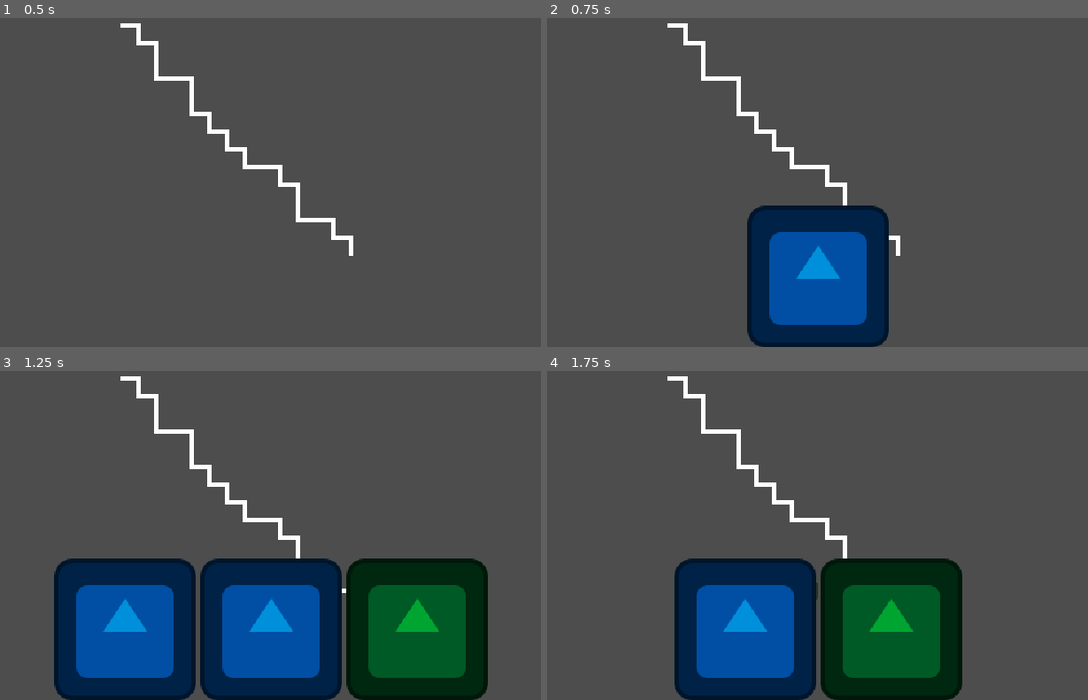
Above: before the commit, frames 1-4 (two rows, left to right).
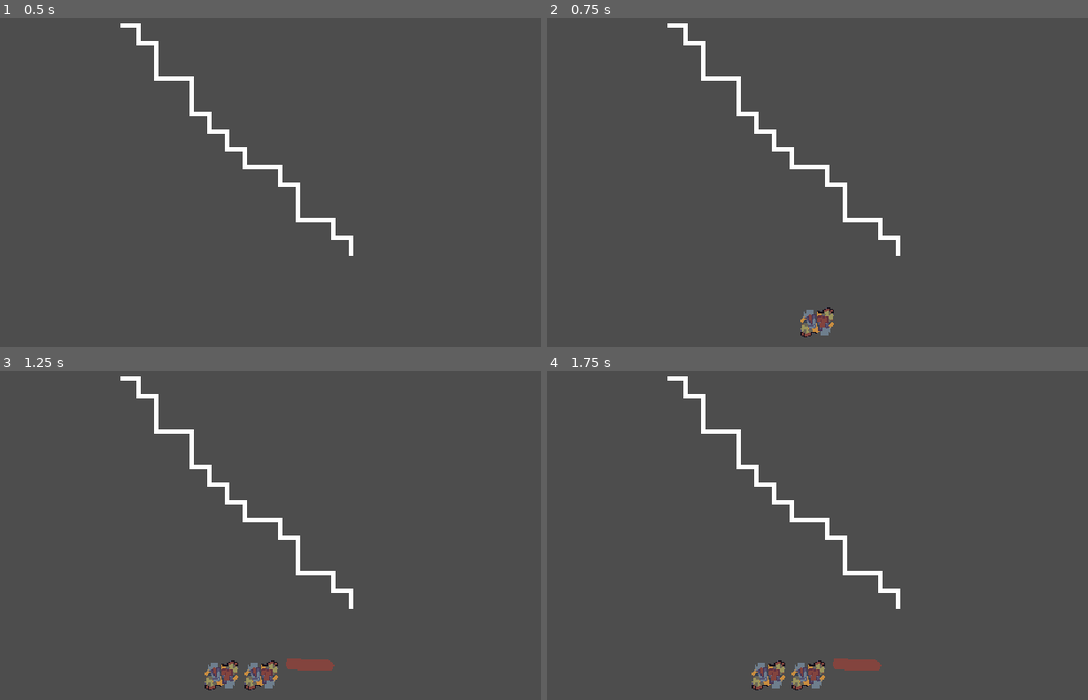
Above: after the commit, the same moments.

Repository: Gunturadhtya/GIMJAM-2026
Game: Godot game, scene res://Scene/Prototype/PrototypeScene.tscn
Two runs of this game, one before a commit and one after it. Both use one fixed random seed, a clock stepped at 60 frames per second and the inputs below. The engine's default icon, where the game draws it, is replaced by a stand-in: a white triangle on a blue panel in a dark square.
Inputs (mouse positions are in pixels of both pictures, inside the frame that each line leads up to):
- Up to frame 1 (0.5 s): no input
- Up to frame 2 (0.75 s): tap Enter (ui_accept) at 0.5 s; move the mouse to (974, 126) at 0.52 s; hold Right mouse button (place_item) from 0.53 s (still down); click (974, 126) at 0.67 s
- Up to frame 3 (1.25 s): keep holding Right mouse button (place_item); tap Enter (ui_accept) at 0.77, 1.07 s; tap R (rotate_item) at 0.8 s
- Up to frame 4 (1.75 s): release Right mouse button (place_item) at 1.25 s; drag from (671, 627) to (785, 581) at 1.27 s

Frame 1 is identical in both runs. In frame 2, 11% of the frame differs, in the area x 36-64%, y 56-100%; in frame 3, 33%, in the area x 9-91%, y 56-100%; in frame 4, 22%.

Commit message:
fix: tile cell not is broken when item is rotated, feat: when you cancel the selection the hold item is back on the inventory

Diff:
--- /dev/null
+++ b/Data/AShape.tres
@@ -0,0 +1,12 @@
+[gd_resource type="Resource" script_class="TrashShape" load_steps=3 format=3 uid="uid://bytjit78k02g3"]
+
+[ext_resource type="Script" uid="uid://cnbjqq33c46o2" path="res://Scripts/TrashShape.gd" id="1_747wy"]
+[ext_resource type="Texture2D" uid="uid://b4r6hi3x7s5r6" path="res://Assets/junk_a_1.png" id="2_cuu1e"]
+
+[resource]
+script = ExtResource("1_747wy")
+atlas_id = 0
+texture = ExtResource("2_cuu1e")
+atlas_coords = Array[Vector2i]([Vector2i(0, 0)])
+offset = Array[Vector2i]([Vector2i(0, 0)])
+metadata/_custom_type_script = "uid://cnbjqq33c46o2"
--- /dev/null
+++ b/Data/BShape.tres
@@ -0,0 +1,12 @@
+[gd_resource type="Resource" script_class="TrashShape" load_steps=3 format=3 uid="uid://cistqwd36fxcs"]
+
+[ext_resource type="Script" uid="uid://cnbjqq33c46o2" path="res://Scripts/TrashShape.gd" id="1_3iv4j"]
+[ext_resource type="Texture2D" uid="uid://d1vccitqrjee7" path="res://Assets/junk_b_1.png" id="2_j5odt"]
+
+[resource]
+script = ExtResource("1_3iv4j")
+atlas_id = 4
+texture = ExtResource("2_j5odt")
+atlas_coords = Array[Vector2i]([Vector2i(0, 0), Vector2i(1, 0)])
+offset = Array[Vector2i]([Vector2i(0, 0), Vector2i(1, 0)])
+metadata/_custom_type_script = "uid://cnbjqq33c46o2"
--- /dev/null
+++ b/Data/CShape.tres
@@ -0,0 +1,12 @@
+[gd_resource type="Resource" script_class="TrashShape" load_steps=3 format=3 uid="uid://8veecebc6stn"]
+
+[ext_resource type="Script" uid="uid://cnbjqq33c46o2" path="res://Scripts/TrashShape.gd" id="1_nx2a8"]
+[ext_resource type="Texture2D" uid="uid://bhqo6fpnrrrbt" path="res://Assets/junk_c_1.png" id="2_rt8me"]
+
+[resource]
+script = ExtResource("1_nx2a8")
+atlas_id = 6
+texture = ExtResource("2_rt8me")
+atlas_coords = Array[Vector2i]([Vector2i(0, 0), Vector2i(1, 0), Vector2i(2, 0)])
+offset = Array[Vector2i]([Vector2i(0, 0), Vector2i(1, 0), Vector2i(2, 0)])
+metadata/_custom_type_script = "uid://cnbjqq33c46o2"
--- /dev/null
+++ b/Data/DShape.tres
@@ -0,0 +1,12 @@
+[gd_resource type="Resource" script_class="TrashShape" load_steps=3 format=3 uid="uid://b53mng8ix7b2r"]
+
+[ext_resource type="Script" uid="uid://cnbjqq33c46o2" path="res://Scripts/TrashShape.gd" id="1_400f5"]
+[ext_resource type="Texture2D" uid="uid://bsowv8pdgj1pq" path="res://Assets/junk_d_1.png" id="2_txkod"]
+
+[resource]
+script = ExtResource("1_400f5")
+atlas_id = 7
+texture = ExtResource("2_txkod")
+atlas_coords = Array[Vector2i]([Vector2i(0, 0), Vector2i(1, 0), Vector2i(0, 1), Vector2i(1, 1)])
+offset = Array[Vector2i]([Vector2i(0, 0), Vector2i(1, 0), Vector2i(0, 1), Vector2i(1, 1)])
+metadata/_custom_type_script = "uid://cnbjqq33c46o2"
--- a/Data/I3Shape.tres
+++ /dev/null
@@ -1,13 +0,0 @@
-[gd_resource type="Resource" script_class="TrashShape" load_steps=3 format=3 uid="uid://c6lbp0hwlb4fu"]
-
-[ext_resource type="Script" uid="uid://cnbjqq33c46o2" path="res://Scripts/TrashShape.gd" id="1_wdjwf"]
-[ext_resource type="Texture2D" uid="uid://bma67ef0smawm" path="res://icon.svg" id="2_fgl8n"]
-
-[resource]
-script = ExtResource("1_wdjwf")
-id = "i3"
-texture = ExtResource("2_fgl8n")
-color = Color(7.21961e-07, 0.647161, 0.192445, 1)
-atlas_coords = Array[Vector2i]([Vector2i(0, 0), Vector2i(0, 0), Vector2i(0, 0)])
-offset = Array[Vector2i]([Vector2i(0, 0), Vector2i(0, 1), Vector2i(0, 2)])
-metadata/_custom_type_script = "uid://cnbjqq33c46o2"
--- /dev/null
+++ b/Data/JShape.tres
@@ -0,0 +1,12 @@
+[gd_resource type="Resource" script_class="TrashShape" load_steps=3 format=3 uid="uid://bfxkilv7otuv2"]
+
+[ext_resource type="Script" uid="uid://cnbjqq33c46o2" path="res://Scripts/TrashShape.gd" id="1_8433r"]
+[ext_resource type="Texture2D" uid="uid://cisiqxnwottu6" path="res://Assets/junk_j_1.png" id="2_dm0sm"]
+
+[resource]
+script = ExtResource("1_8433r")
+atlas_id = 8
+texture = ExtResource("2_dm0sm")
+atlas_coords = Array[Vector2i]([Vector2i(1, 0), Vector2i(1, 1), Vector2i(0, 1)])
+offset = Array[Vector2i]([Vector2i(1, 0), Vector2i(1, 1), Vector2i(0, 1)])
+metadata/_custom_type_script = "uid://cnbjqq33c46o2"
--- a/Data/L3Shape.tres
+++ /dev/null
@@ -1,13 +0,0 @@
-[gd_resource type="Resource" script_class="TrashShape" load_steps=3 format=3 uid="uid://dyks7reprna6e"]
-
-[ext_resource type="Script" uid="uid://cnbjqq33c46o2" path="res://Scripts/TrashShape.gd" id="1_fqhtw"]
-[ext_resource type="Texture2D" uid="uid://bma67ef0smawm" path="res://icon.svg" id="2_2rddl"]
-
-[resource]
-script = ExtResource("1_fqhtw")
-id = "l3"
-texture = ExtResource("2_2rddl")
-color = Color(4.62055e-06, 0.565702, 0.859967, 1)
-atlas_coords = Array[Vector2i]([Vector2i(0, 0), Vector2i(0, 0), Vector2i(0, 0)])
-offset = Array[Vector2i]([Vector2i(0, 0), Vector2i(0, 1), Vector2i(1, 1)])
-metadata/_custom_type_script = "uid://cnbjqq33c46o2"
--- /dev/null
+++ b/Data/LShape.tres
@@ -0,0 +1,12 @@
+[gd_resource type="Resource" script_class="TrashShape" load_steps=3 format=3 uid="uid://c53laitbm51gj"]
+
+[ext_resource type="Script" uid="uid://cnbjqq33c46o2" path="res://Scripts/TrashShape.gd" id="1_4qnhr"]
+[ext_resource type="Texture2D" uid="uid://761phtho7mxl" path="res://Assets/junk_l_1.png" id="2_rf5cv"]
+
+[resource]
+script = ExtResource("1_4qnhr")
+atlas_id = 9
+texture = ExtResource("2_rf5cv")
+atlas_coords = Array[Vector2i]([Vector2i(0, 0), Vector2i(0, 1), Vector2i(1, 1)])
+offset = Array[Vector2i]([Vector2i(0, 0), Vector2i(0, 1), Vector2i(1, 1)])
+metadata/_custom_type_script = "uid://cnbjqq33c46o2"
--- a/Scene/Prototype/PrototypeScene.tscn
+++ b/Scene/Prototype/PrototypeScene.tscn
@@ -1,13 +1,26 @@
-[gd_scene load_steps=11 format=3 uid="uid://bjlb10vbfmrui"]
+[gd_scene load_steps=29 format=3 uid="uid://bjlb10vbfmrui"]
 
 [ext_resource type="Script" uid="uid://cbqvi30stts4h" path="res://Scripts/Systems/LevelManager.gd" id="1_ungln"]
 [ext_resource type="Script" uid="uid://by2bhkwwgsuev" path="res://Scripts/Systems/GridSystems.gd" id="2_2e573"]
+[ext_resource type="Texture2D" uid="uid://b4r6hi3x7s5r6" path="res://Assets/junk_a_1.png" id="3_2l13d"]
 [ext_resource type="Texture2D" uid="uid://bma67ef0smawm" path="res://icon.svg" id="3_s2bof"]
 [ext_resource type="PackedScene" uid="uid://bp3y6ykiubwmw" path="res://Scene/Visuals/GhostCursor.tscn" id="4_ungln"]
 [ext_resource type="PackedScene" uid="uid://d37vk4ylg16pb" path="res://Scene/Visuals/HeldVisual.tscn" id="5_2e573"]
 [ext_resource type="Script" uid="uid://dobg6xdxrtlld" path="res://Scripts/FSM/StateMachine.gd" id="5_6qa0l"]
+[ext_resource type="Texture2D" uid="uid://df74qp4dlvdk1" path="res://Assets/junk_a_2.png" id="5_q5y8r"]
 [ext_resource type="Script" uid="uid://blw7bnok6qkbj" path="res://Scripts/States/IdleState.gd" id="6_7bsvn"]
+[ext_resource type="Texture2D" uid="uid://canjs8mng3c61" path="res://Assets/junk_a_3.png" id="6_tm1s1"]
 [ext_resource type="Script" uid="uid://cgk7eqe5tukgv" path="res://Scripts/States/DraggingState.gd" id="7_nptyh"]
+[ext_resource type="Texture2D" uid="uid://d1vccitqrjee7" path="res://Assets/junk_b_1.png" id="7_ppxql"]
+[ext_resource type="Texture2D" uid="uid://bfq2y0hoydc3b" path="res://Assets/junk_b_2.png" id="8_tm6mi"]
+[ext_resource type="Texture2D" uid="uid://bhqo6fpnrrrbt" path="res://Assets/junk_c_1.png" id="9_2ryn7"]
+[ext_resource type="Texture2D" uid="uid://bsowv8pdgj1pq" path="res://Assets/junk_d_1.png" id="10_e5yfm"]
+[ext_resource type="Texture2D" uid="uid://cisiqxnwottu6" path="res://Assets/junk_j_1.png" id="11_7x8ju"]
+[ext_resource type="Texture2D" uid="uid://761phtho7mxl" path="res://Assets/junk_l_1.png" id="12_jhdha"]
+
+[sub_resource type="TileSetAtlasSource" id="TileSetAtlasSource_ubdlt"]
+texture = ExtResource("3_2l13d")
+0:0/0 = 0
 
 [sub_resource type="TileSetAtlasSource" id="TileSetAtlasSource_6cpx0"]
 texture = ExtResource("3_s2bof")
@@ -76,8 +89,60 @@
 6:7/0 = 0
 7:7/0 = 0
 
+[sub_resource type="TileSetAtlasSource" id="TileSetAtlasSource_wpvxc"]
+texture = ExtResource("5_q5y8r")
+0:0/0 = 0
+
+[sub_resource type="TileSetAtlasSource" id="TileSetAtlasSource_meslm"]
+texture = ExtResource("6_tm1s1")
+0:0/0 = 0
+
+[sub_resource type="TileSetAtlasSource" id="TileSetAtlasSource_pku2u"]
+texture = ExtResource("7_ppxql")
+0:0/0 = 0
+1:0/0 = 0
+
+[sub_resource type="TileSetAtlasSource" id="TileSetAtlasSource_ugoq3"]
+texture = ExtResource("8_tm6mi")
+0:0/0 = 0
+1:0/0 = 0
+
+[sub_resource type="TileSetAtlasSource" id="TileSetAtlasSource_6d4sn"]
+texture = ExtResource("9_2ryn7")
+0:0/0 = 0
+1:0/0 = 0
+2:0/0 = 0
+
+[sub_resource type="TileSetAtlasSource" id="TileSetAtlasSource_ocago"]
+texture = ExtResource("10_e5yfm")
+0:0/0 = 0
+1:0/0 = 0
+0:1/0 = 0
+1:1/0 = 0
+
+[sub_resource type="TileSetAtlasSource" id="TileSetAtlasSource_lagkr"]
+texture = ExtResource("11_7x8ju")
+1:0/0 = 0
+0:1/0 = 0
+1:1/0 = 0
+
+[sub_resource type="TileSetAtlasSource" id="TileSetAtlasSource_35q1k"]
+texture = ExtResource("12_jhdha")
+0:0/0 = 0
+0:1/0 = 0
+1:1/0 = 0
+
 [sub_resource type="TileSet" id="TileSet_5qdjt"]
 sources/1 = SubResource("TileSetAtlasSource_6cpx0")
+sources/0 = SubResource("TileSetAtlasSource_ubdlt")
+sources/2 = SubResource("TileSetAtlasSource_wpvxc")
+sources/3 = SubResource("TileSetAtlasSource_meslm")
+sources/4 = SubResource("TileSetAtlasSource_pku2u")
+sources/5 = SubResource("TileSetAtlasSource_ugoq3")
+sources/6 = SubResource("TileSetAtlasSource_6d4sn")
+sources/7 = SubResource("TileSetAtlasSource_ocago")
+sources/8 = SubResource("TileSetAtlasSource_lagkr")
+sources/9 = SubResource("TileSetAtlasSource_35q1k")
 
 [node name="PrototypeScene" type="Node2D" node_paths=PackedStringArray("grid_system", "ghost_cursor", "state_machine", "tile_map", "held_visual", "inventory_bar") groups=["LevelManager"]]
 script = ExtResource("1_ungln")
--- a/Scene/UI/InventorySlot.tscn
+++ b/Scene/UI/InventorySlot.tscn
@@ -3,6 +3,6 @@
 [ext_resource type="Script" uid="uid://cnospeuavvqcf" path="res://Scripts/UI/InventorySlot.gd" id="1_ce5md"]
 
 [node name="InventorySlot" type="TextureRect"]
-scale = Vector2(0.15, 0.15)
 mouse_default_cursor_shape = 6
+stretch_mode = 2
 script = ExtResource("1_ce5md")
--- a/Scene/UI/InventoryUI.tscn
+++ b/Scene/UI/InventoryUI.tscn
@@ -13,8 +13,11 @@
 anchor_top = 1.0
 anchor_right = 0.5
 anchor_bottom = 1.0
-offset_left = -20.0
+offset_left = -320.0
 offset_top = -40.0
-offset_right = 20.0
+offset_right = 324.0
 grow_horizontal = 2
 grow_vertical = 0
+size_flags_vertical = 4
+size_flags_stretch_ratio = 5.0
+alignment = 1
--- a/Scripts/States/DraggingState.gd
+++ b/Scripts/States/DraggingState.gd
@@ -7,6 +7,7 @@
 var current_trash: TrashShape
 var is_valid_drop: bool
 var current_grid_pos := Vector2i.ZERO
+var rotated := 0
 
 var last_mouse_x := 0.0
 var current_sway := 0.0
@@ -20,7 +21,6 @@
 	_update_ghost_visual()
 
 	level.held_visual.visible = true
-	level.held_visual.scale = Vector2(0.15, 0.15) # this is temp need a real asset for it to work
 	level.held_visual.setup(current_trash)
 
 	last_mouse_x = level.get_global_mouse_position().x
@@ -60,6 +60,8 @@
 	if _event.is_action_pressed("rotate_item"):
 		current_trash.rotate()
 
+		rotated = (rotated + 1) % 4
+
 		target_visual_rotation += 90.0
 		_update_ghost_visual()
 		_validate_position()
@@ -68,16 +70,19 @@
 
 	elif _event.is_action_pressed("place_item"):
 		if is_valid_drop:
-			level.grid_system.place_item(current_grid_pos, current_trash)
+			level.grid_system.place_item(current_grid_pos, current_trash, rotated)
+			rotated = 0
 			finished.emit("Idle")
 		else:
 			print("Position Invalid")
 
 	elif _event.is_action_pressed("ui_cancel"):
+		level.add_item(current_trash)
+		rotated = 0
 		finished.emit("Idle")
 
 func _update_ghost_visual():
-	level.ghost_cursor.update_visuals(current_trash.offset, current_trash.color)
+	level.ghost_cursor.update_visuals(current_trash.offset)
 
 func _validate_position():
 	is_valid_drop = level.grid_system.is_area_valid(current_grid_pos, current_trash.offset)
--- a/Scripts/Systems/GridSystems.gd
+++ b/Scripts/Systems/GridSystems.gd
@@ -1,6 +1,13 @@
 class_name GridSystem extends Node
 
 signal grid_updated
+
+const TILE_ROTATIONS = [
+	0,                                                                  # 0 degrees
+	TileSetAtlasSource.TRANSFORM_TRANSPOSE | TileSetAtlasSource.TRANSFORM_FLIP_H, # 90 CW
+	TileSetAtlasSource.TRANSFORM_FLIP_H | TileSetAtlasSource.TRANSFORM_FLIP_V,     # 180
+	TileSetAtlasSource.TRANSFORM_TRANSPOSE | TileSetAtlasSource.TRANSFORM_FLIP_V  # 270 CW
+]
 
 @export var tile_map: TileMapLayer
 @export var path_line: Line2D
@@ -30,18 +37,17 @@
 		if target == start_pos or target == end_pos: return false
 	return true
 
-func place_item(origin: Vector2i, trash: TrashShape):
+func place_item(origin: Vector2i, trash: TrashShape, rotated: int):
 	var i = 0
 	for offset in trash.offset:
 		var target = origin + offset
 		occupied_cell[target] = trash
-		tile_map.set_cell(target, 1, trash.atlas_coords[i]) # ubah kordinat atlas menjadi texture dari trash
+		tile_map.set_cell(target, trash.atlas_id, trash.atlas_coords[i], TILE_ROTATIONS[rotated]) # ubah kordinat atlas menjadi texture dari trash
 		astar.set_point_solid(target)
 		i += 1
 
 	grid_updated.emit()
 	redraw_path()
-
 
 func redraw_path():
 	path_line.clear_points()
--- a/Scripts/Systems/LevelManager.gd
+++ b/Scripts/Systems/LevelManager.gd
@@ -17,9 +17,13 @@
 
 	if shape_data:
 		var new_slot = SLOT_SCENE.instantiate()
-		new_slot.scale = Vector2(0.15, 0.15)
 		inventory_bar.add_child(new_slot)
 
 		new_slot.setup(shape_data)
 
-		print("Added item: ", shape_data.id)
+		print("Added item: ", shape_data.atlas_id)
+
+func add_item(shape_data: TrashShape):
+	var new_slot = SLOT_SCENE.instantiate()
+	inventory_bar.add_child(new_slot)
+	new_slot.setup(shape_data)
--- a/Scripts/TrashShape.gd
+++ b/Scripts/TrashShape.gd
@@ -1,8 +1,7 @@
 class_name TrashShape extends Resource
 
-@export var id: String = "base"
-@export var texture: Texture2D = null; # digunakan nanti setelah texture siap
-@export var color: Color = Color.WHITE
+@export var atlas_id: int = 0 # atlas_id
+@export var texture: Texture2D = null; # icon bar
 @export var atlas_coords: Array[Vector2i] = [Vector2i(0, 0)] # digunakan pada tile
 @export var offset: Array[Vector2i] = [Vector2i(0,0)]
 
@@ -13,6 +12,6 @@
 	offset = new_offsets
 
 func get_copy() -> TrashShape:
-	var copy = self.duplicate()
+	var copy = self.duplicate(true)
 	copy.offset = offset.duplicate()
 	return copy
--- a/Scripts/UI/InventorySlot.gd
+++ b/Scripts/UI/InventorySlot.gd
@@ -13,7 +13,6 @@
 func _update_visuals():
 	if item_data:
 		texture = item_data.texture
-		modulate = item_data.color
 
 func _gui_input(event):
 	if event is InputEventMouseButton and event.pressed and event.button_index == MOUSE_BUTTON_LEFT:
--- a/Scripts/Visuals/GhostCursor.gd
+++ b/Scripts/Visuals/GhostCursor.gd
@@ -2,7 +2,7 @@
 
 const CELL_SIZE = 16
 
-func update_visuals(offsets: Array[Vector2i], base_color: Color):
+func update_visuals(offsets: Array[Vector2i]):
 	for child in get_children():
 		child.queue_free()
 
@@ -11,7 +11,6 @@
 		sprite.texture = preload("res://icon.svg")
 		sprite.scale = Vector2(0.125, 0.125)
 		sprite.position = Vector2(offset) * CELL_SIZE
-		sprite.modulate = base_color
 		sprite.modulate.a = 0.5
 		add_child(sprite)
 
--- a/Scripts/Visuals/HeldVisual.gd
+++ b/Scripts/Visuals/HeldVisual.gd
@@ -6,6 +6,5 @@
 func setup(data: TrashShape):
 	if data.texture:
 		sprite.texture = data.texture
-	sprite.modulate = data.color
 
 	visual_root.position = Vector2.ZERO
Binary file added: Assets/junk_a_1.png
Not shown, added: Assets/junk_a_1.png.import
Binary file added: Assets/junk_a_2.png
Not shown, added: Assets/junk_a_2.png.import
Binary file added: Assets/junk_a_3.png
Not shown, added: Assets/junk_a_3.png.import
Binary file added: Assets/junk_b_1.png
Not shown, added: Assets/junk_b_1.png.import
Binary file added: Assets/junk_b_2.png
Not shown, added: Assets/junk_b_2.png.import
Binary file added: Assets/junk_c_1.png
Not shown, added: Assets/junk_c_1.png.import
(and 6 more such lines)
